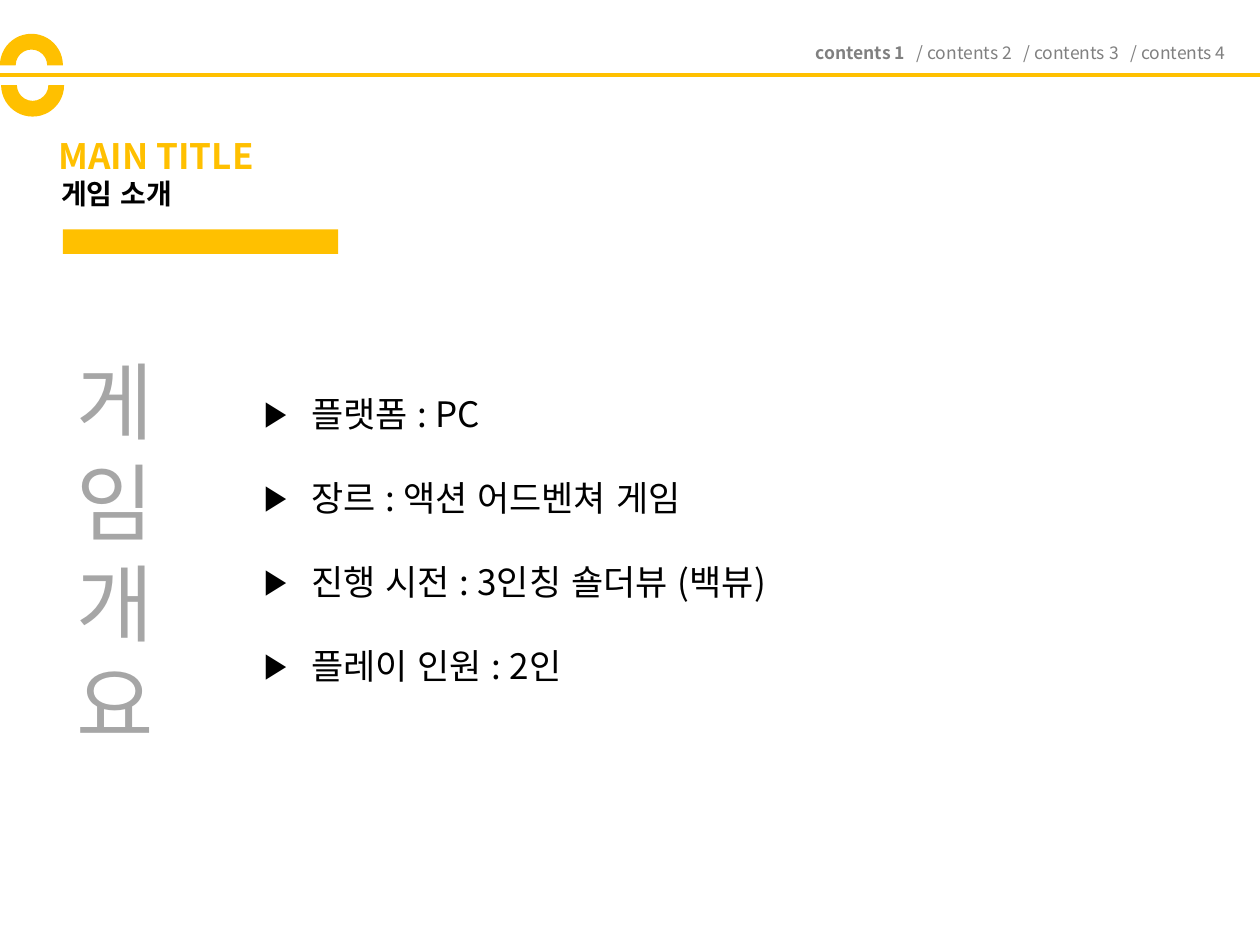
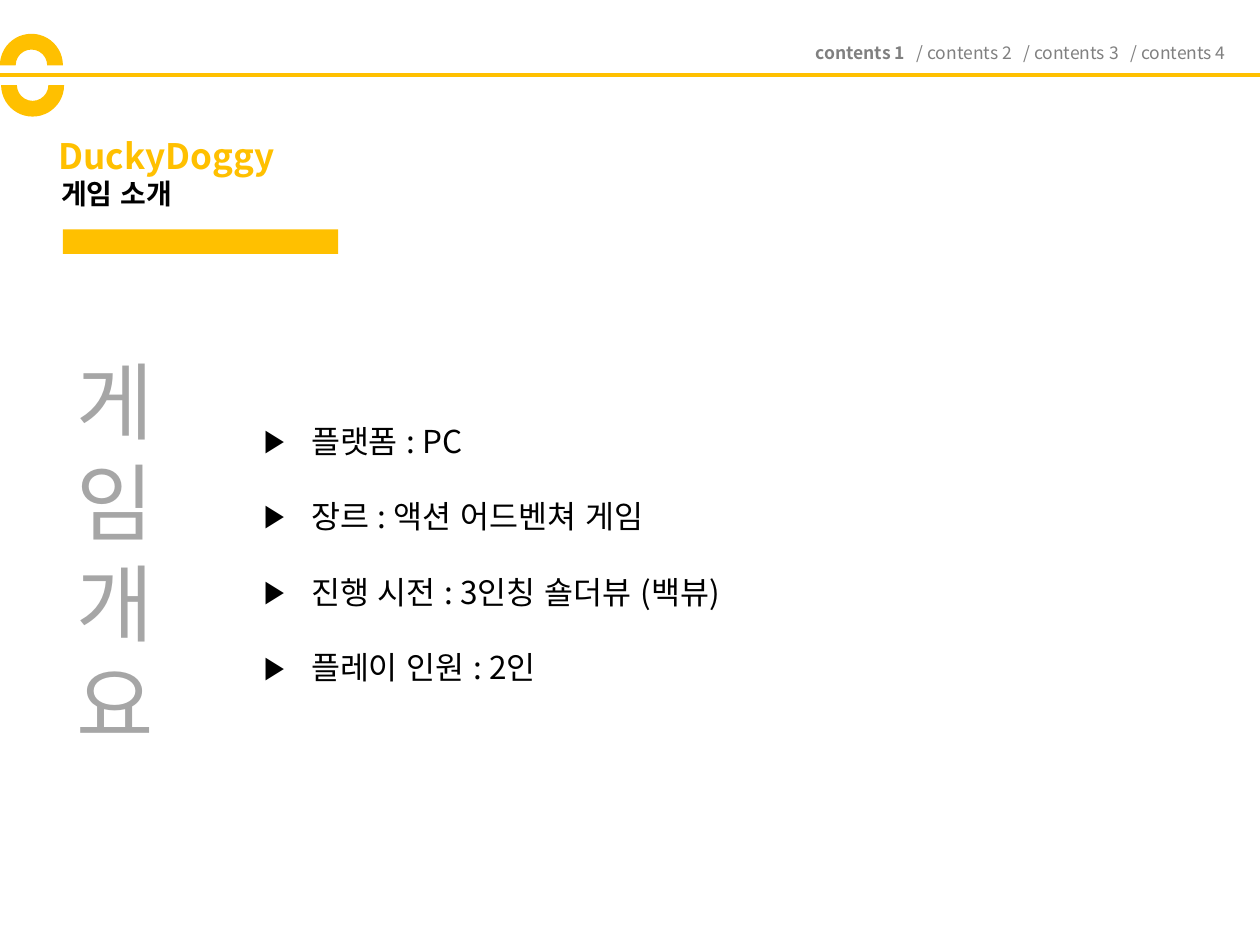
Before and after one commit to codnsj81/HuffAndPuff, a slide deck: slide 6 of 기획 문서/181206_DuckyDoggy_기획서_(ver1).pptx. Drawn at 1260x945 pixels with LibreOffice and Linux fonts; fonts in the diff are those of the drawing. Boxes give left, top, right and bottom in pixels: in the first picture for what was removed or moved away, otherwise in the second. Text is boxed around its words. In the diff, an @@ line names an element or a change of style, - is before the commit and + after.

```diff
--- a/기획 문서/181206_DuckyDoggy_기획서_(ver1).pptx
+++ b/기획 문서/181206_DuckyDoggy_기획서_(ver1).pptx
@@ title at [58,141,274,178]: text changed @@
-MAIN TITLE
+DuckyDoggy
@@ text "플랫폼 : PC": place and size @@
-text "플랫폼 : PC" at [311,398,766,682]
+text "플랫폼 : PC" at [311,427,719,682]
@@ text "플랫폼 : PC" at [311,427,719,682]: size 20 to 18 pt @@
```
Also in this commit, not shown: 7 other slides changed, 1 slide added.
